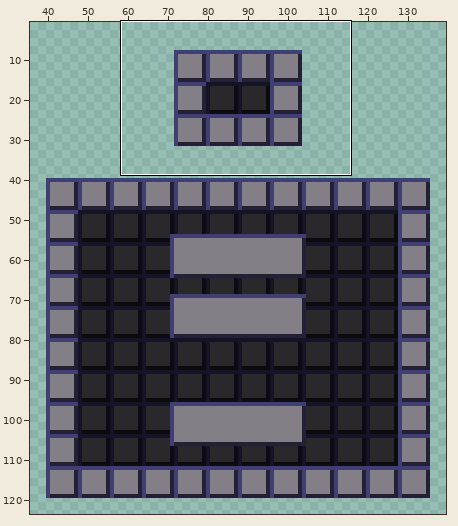
Pixel-art file: res/raw_sprites/png/pausemenu.aseprite. Above, an overview of the earlier version with the close-up marked.
Close-up. The starting point:
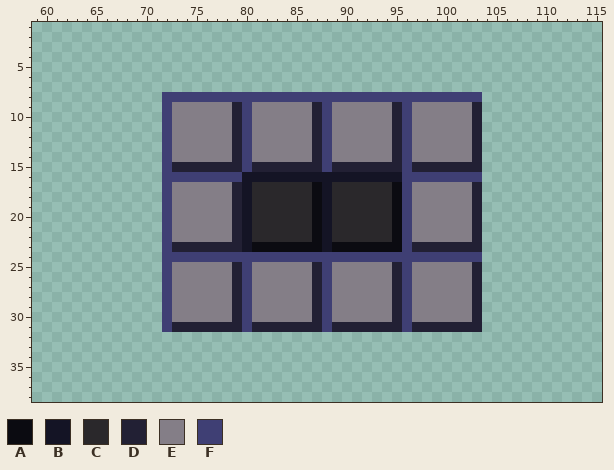
176x160 pixels, 1 frame. Shown: x 59..115, y 1..38. The wide view leaves out empty margins. The commit also changed other parts of the picture, which this record leaves out.
Palette (. is transparent): A #0b0b11  B #141425  C #2a282b  D #222034  E #847e87  F #3f3f74
Pixels before, first column x 72:
 8 FFFFFFFFFFFFFFFFFFFFFFFFFFFFFFFF
 9 FEEEEEEDFEEEEEEDFEEEEEEDFEEEEEED
10 FEEEEEEDFEEEEEEDFEEEEEEDFEEEEEED
11 FEEEEEEDFEEEEEEDFEEEEEEDFEEEEEED
12 FEEEEEEDFEEEEEEDFEEEEEEDFEEEEEED
13 FEEEEEEDFEEEEEEDFEEEEEEDFEEEEEED
14 FEEEEEEDFEEEEEEDFEEEEEEDFEEEEEED
15 FDDDDDDDFDDDDDDDFDDDDDDDFDDDDDDD
16 FFFFFFFFBBBBBBBBBBBBBBBBFFFFFFFF
17 FEEEEEEDBCCCCCCABCCCCCCAFEEEEEED
18 FEEEEEEDBCCCCCCABCCCCCCAFEEEEEED
19 FEEEEEEDBCCCCCCABCCCCCCAFEEEEEED
20 FEEEEEEDBCCCCCCABCCCCCCAFEEEEEED
21 FEEEEEEDBCCCCCCABCCCCCCAFEEEEEED
22 FEEEEEEDBCCCCCCABCCCCCCAFEEEEEED
23 FDDDDDDDBAAAAAAABAAAAAAAFDDDDDDD
24 FFFFFFFFFFFFFFFFFFFFFFFFFFFFFFFF
25 FEEEEEEDFEEEEEEDFEEEEEEDFEEEEEED
26 FEEEEEEDFEEEEEEDFEEEEEEDFEEEEEED
27 FEEEEEEDFEEEEEEDFEEEEEEDFEEEEEED
28 FEEEEEEDFEEEEEEDFEEEEEEDFEEEEEED
29 FEEEEEEDFEEEEEEDFEEEEEEDFEEEEEED
30 FEEEEEEDFEEEEEEDFEEEEEEDFEEEEEED
31 FDDDDDDDFDDDDDDDFDDDDDDDFDDDDDDD
The same view after the edit:
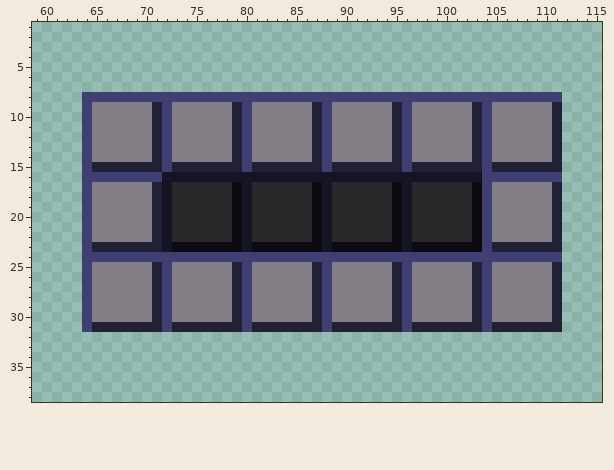
Changes in this commit:
y 8: x 64..71 ........ -> FFFFFFFF; x 104..111 ........ -> FFFFFFFF
y 9..14: x 64..71 ........ -> FEEEEEED; x 104..111 ........ -> FEEEEEED
y 15: x 64..71 ........ -> FDDDDDDD; x 104..111 ........ -> FDDDDDDD
y 16: x 64..79 ........FFFFFFFF -> FFFFFFFFBBBBBBBB; x 96..111 FFFFFFFF........ -> BBBBBBBBFFFFFFFF
y 17..22: x 64..79 ........FEEEEEED -> FEEEEEEDBCCCCCCA; x 96..111 FEEEEEED........ -> BCCCCCCAFEEEEEED
y 23: x 64..79 ........FDDDDDDD -> FDDDDDDDBAAAAAAA; x 96..111 FDDDDDDD........ -> BAAAAAAAFDDDDDDD
y 24: x 64..71 ........ -> FFFFFFFF; x 104..111 ........ -> FFFFFFFF
y 25..30: x 64..71 ........ -> FEEEEEED; x 104..111 ........ -> FEEEEEED
y 31: x 64..71 ........ -> FDDDDDDD; x 104..111 ........ -> FDDDDDDD
Where, in picture pixels (left, top, right, bottom), the same in both close-ups:
changed: (82, 92, 242, 332)
changed: (402, 92, 562, 332)
